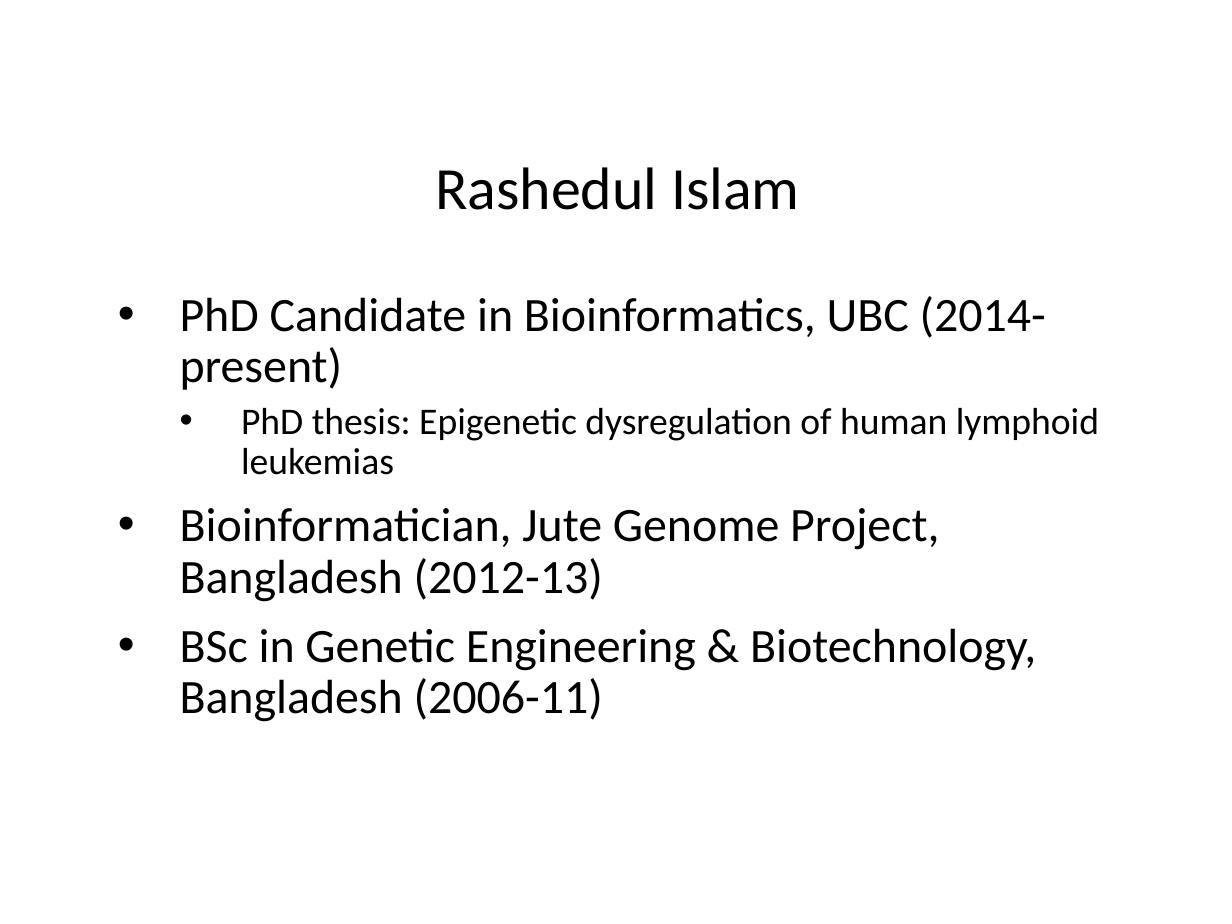
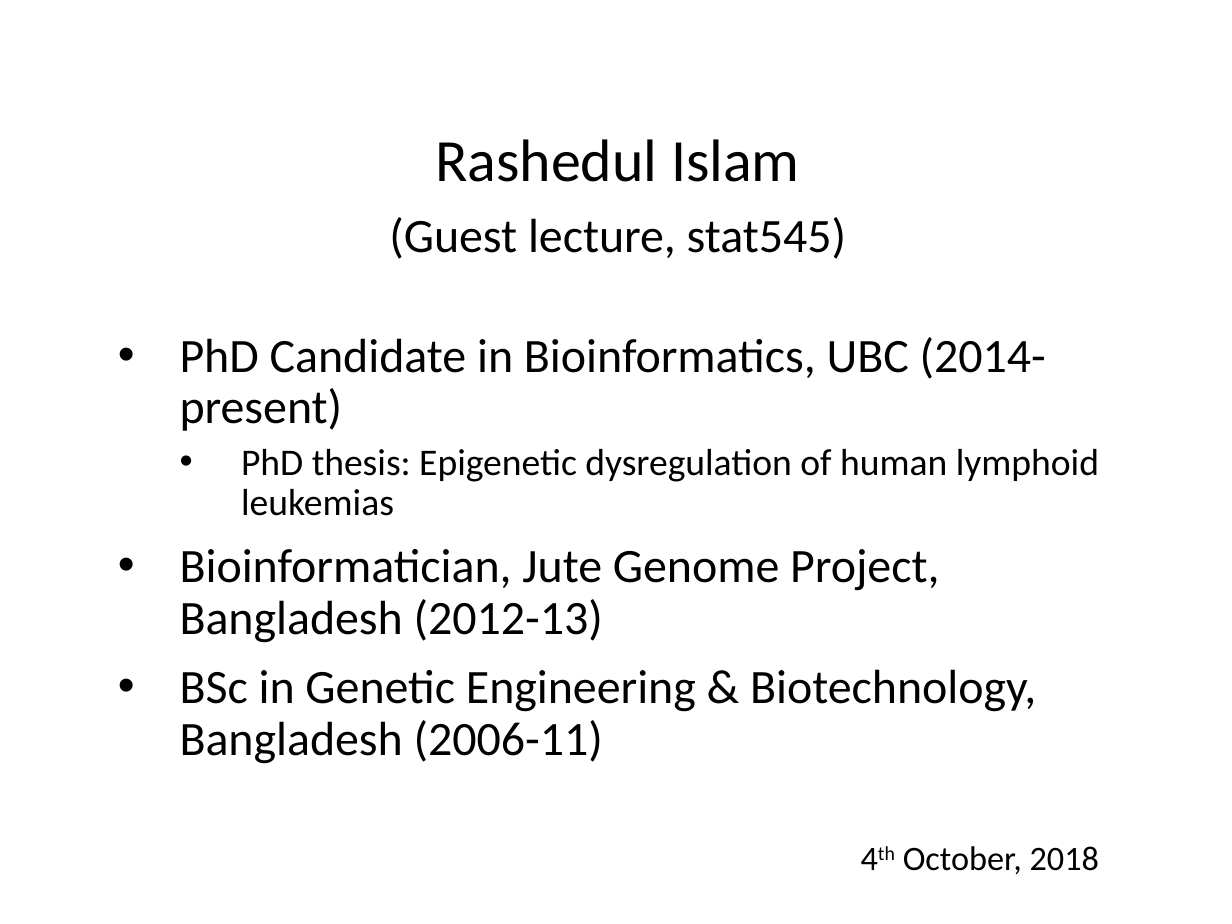
Before and after one commit to Rashedul/stat545_guest_lecture, a slide deck: slide 1 of cm010_slides.pptx. Drawn at 1232x924 pixels with LibreOffice and Linux fonts; fonts in the diff are those of the drawing. Boxes give left, top, right and bottom in pixels: in the first picture for what was removed or moved away, otherwise in the second. Text is boxed around its words. In the diff, an @@ line names an element or a change of style, - is before the commit and + after.

```diff
--- a/cm010_slides.pptx
+++ b/cm010_slides.pptx
@@ subtitle "Rashedul Islam" moved from (x1=180, y1=167, x2=1099, y2=722) to (x1=180, y1=139, x2=1099, y2=764) @@
@@ subtitle at (x1=389, y1=217, x2=846, y2=259): paragraph added @@
+(Guest lecture, stat545)
@@ text added at (x1=903, y1=846, x2=1099, y2=874), 20 pt, text #000000 @@
+4th October, 2018
```
Also in this commit, not shown: 2 other slides changed.
